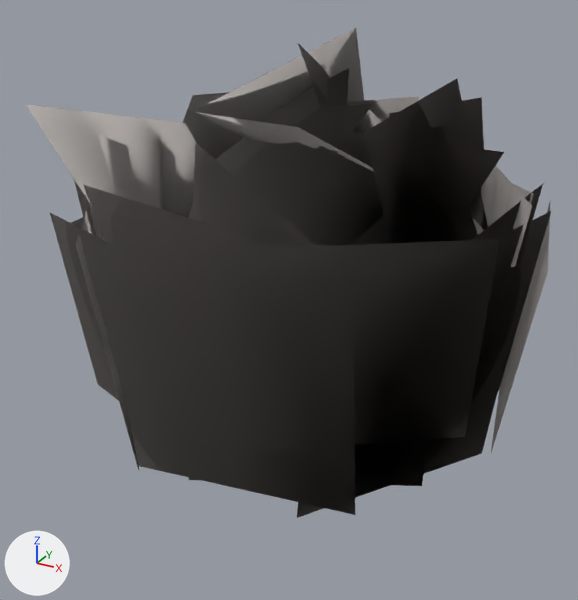
One commit to the glTF model game/assets/trees/willow1.glb: the scene before it, then after it.
Both versions are drawn from a 50 mm camera at (8.89, -17.29, 14.33) aimed at (-0.38, -0.43, 5.9). The lights are fixed; the arrows at lower left show +X, +Y and +Z. The first picture is the older version. Vertices at exactly the same position are counted once.

Objects in the first picture: 'leaves'.
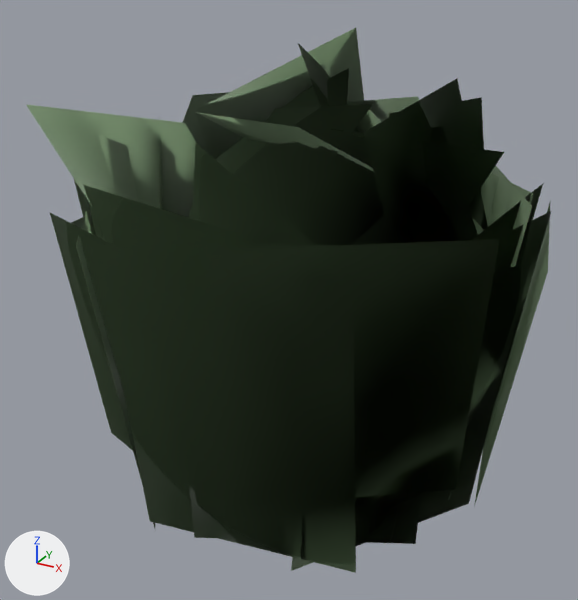
Where the change shows, as pixel boxes (x1, y1, x2, y2) in the pictures (578 x 600 px; the box of a moved part takes in the faces that stretch with it):
'leaves', reshaped, recoloured (11% taller)
    before: (27, 28, 551, 518)
    after: (27, 28, 551, 573)
part 1 of me_leaves, moved or reshaped
    before: (50, 166, 551, 518)
    after: (50, 166, 551, 573)
part 2 of me_leaves, recoloured
    before: (27, 28, 551, 518)
    after: (27, 28, 551, 573)

Patch to the scene script:
```diff
--- a/game/assets/trees/willow1.glb.py
+++ b/game/assets/trees/willow1.glb.py
@@ me_leaves @@
 # used by ob_leaves; location = (0.0, 0.0, 0.0)
-me_leaves.from_pydata(...)  # 192 vertices, 96 faces; spans x -5.98..6.19, y -6.31..6.06, z 2.64..12.54
+me_leaves.from_pydata(...)  # 192 vertices, 96 faces; spans x -5.98..6.19, y -6.31..6.06, z 0.67..12.54
+# me_leaves part 1: 44 of 192 vertices moved; they spanned x -5.28..5.51, y -5.73..5.32, z 2.64..4.77 and now span x -5.06..5.29, y -5.54..5.08, z 0.67..3.24; mean shift (0.0, 0.0, -1.73); largest move (-3.31, 2.96, 2.64) -> (-3.25, 2.67, 0.67)
+# me_leaves part 2: 96 faces centred in x -5.11..5.38, y -5.42..5.58, z 4.47..10.43 are repainted in the vertex colours; the middle colour goes from light grey #cec7c3 to greyish green #829e77
 me_leaves.materials.append(mat_defaultmaterial_001)
```
